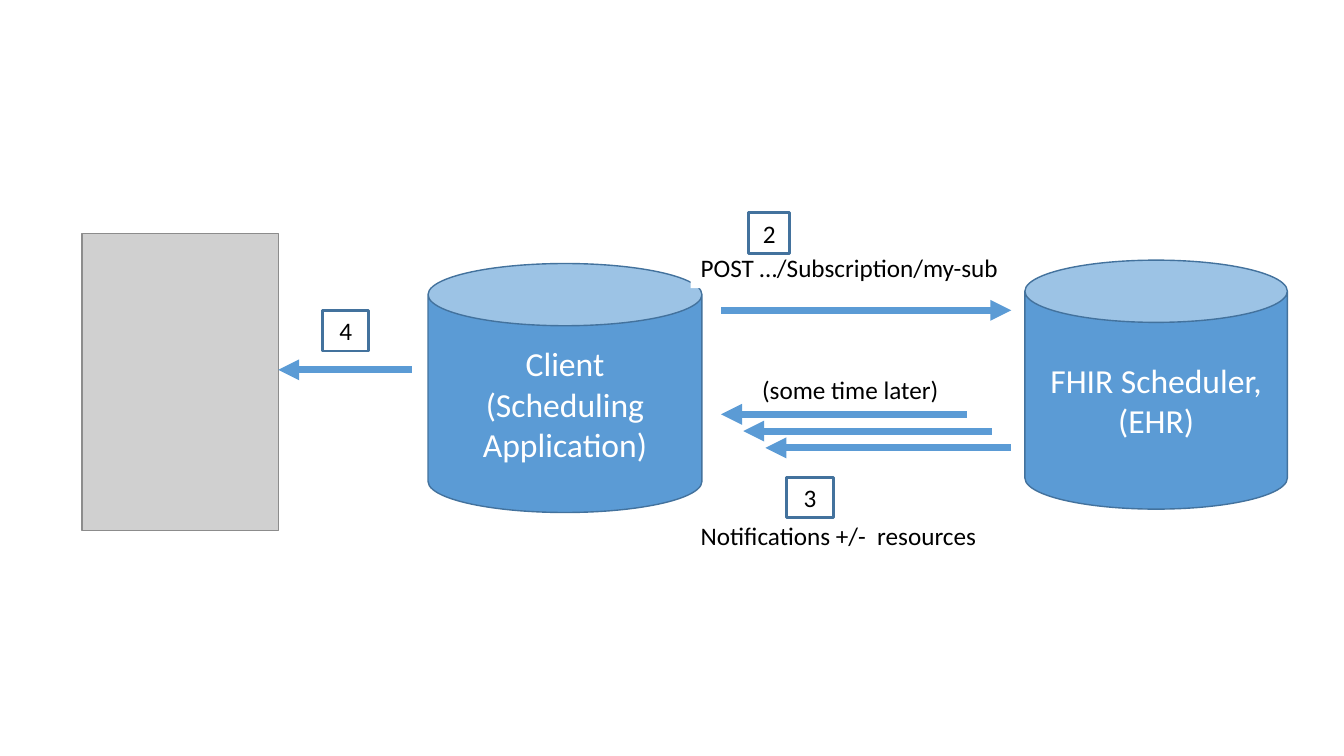
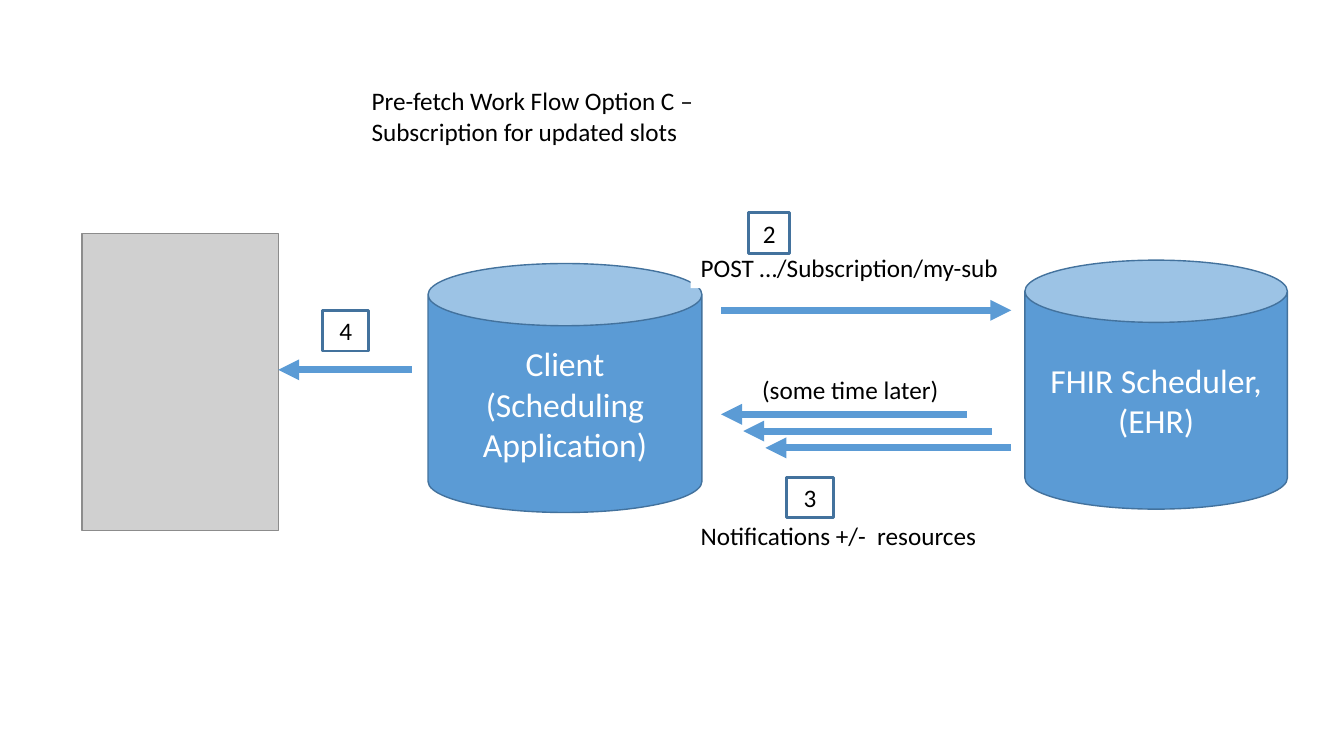
Before and after one commit to argonautproject/scheduling, a slide deck: slide 14 of meeting-notes/WorkFlowDiagrams.pptx (slide 9 before the commit). Drawn at 1344x756 pixels with LibreOffice and Linux fonts; fonts in the diff are those of the drawing; grey boxes stand for pictures. Boxes give left, top, right and bottom in pixels: in the first picture for what was removed or moved away, otherwise in the second. Text is boxed around its words. In the diff, an @@ line names an element or a change of style, - is before the commit and + after.

```diff
--- a/meeting-notes/WorkFlowDiagrams.pptx
+++ b/meeting-notes/WorkFlowDiagrams.pptx
@@ text added at [372,92,677,145], 18 pt, text #000000 @@
+Pre-fetch Work Flow Option C – Subscription for updated slots
```
Also in this commit, not shown: 1 other slide changed, 5 slides added, 14 other files.
